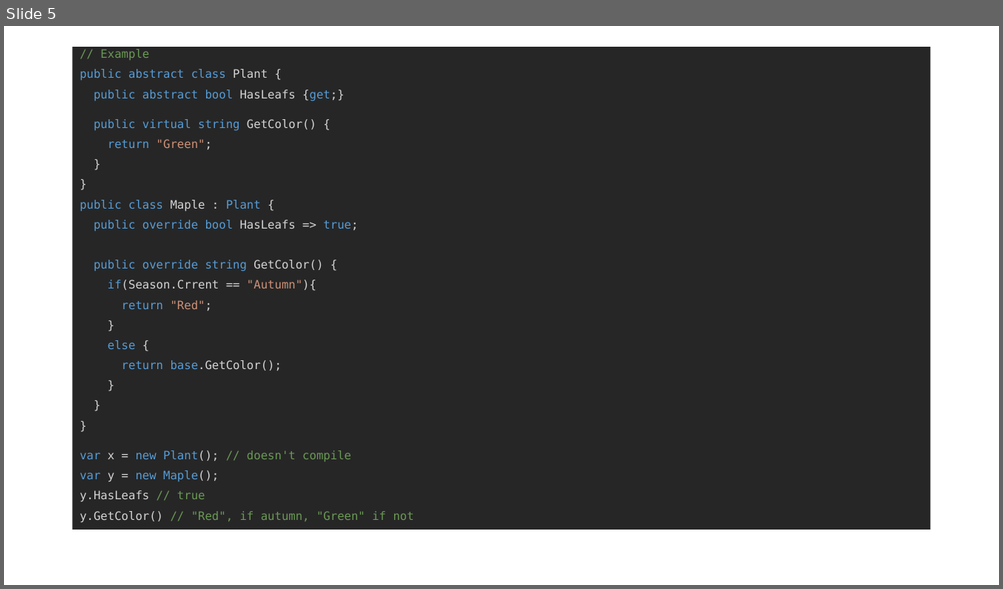
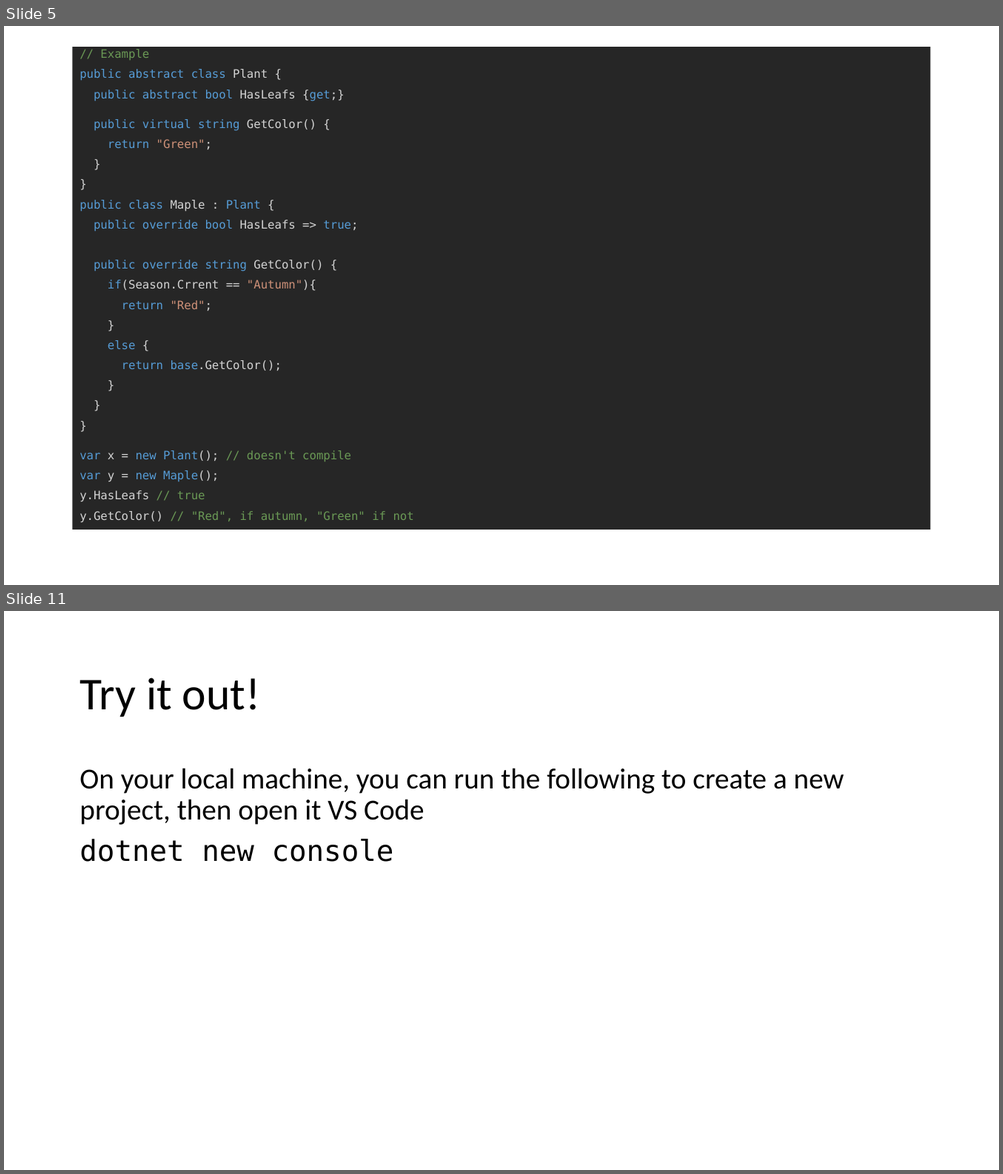
Before and after one commit to jlienSage/CRE-Learn-CS, a slide deck: Slides/Inheritance_Polymorphism.pptx. Shown one above the other, each under a label of ours: slide 5 before the commit, slides 5 and 11 after it; the slides between them are not shown. The pictures are 1003x589 and 1003x1174 pixels, drawn with LibreOffice and Linux fonts; fonts in the diff are those of the drawing. Boxes give left, top, right and bottom in pixels: in the first picture for what was removed or moved away, otherwise in the second. Text is boxed around its words. In the diff, an @@ line names an element or a change of style, - is before the commit and + after.

```diff
--- a/Slides/Inheritance_Polymorphism.pptx
+++ b/Slides/Inheritance_Polymorphism.pptx
@@ slide 11 added at bbox=[4, 611, 999, 1170], background #FFFFFF @@
@@ title added at bbox=[79, 678, 260, 717], 44 pt, text #000000 @@
+Try it out!
@@ text added at bbox=[79, 768, 844, 862], 28 pt, text #000000 @@
+On your local machine, you can run the following to create a new project, then open it VS Code
+dotnet new console
```
Also in this commit, not shown: 5 other slides added.
